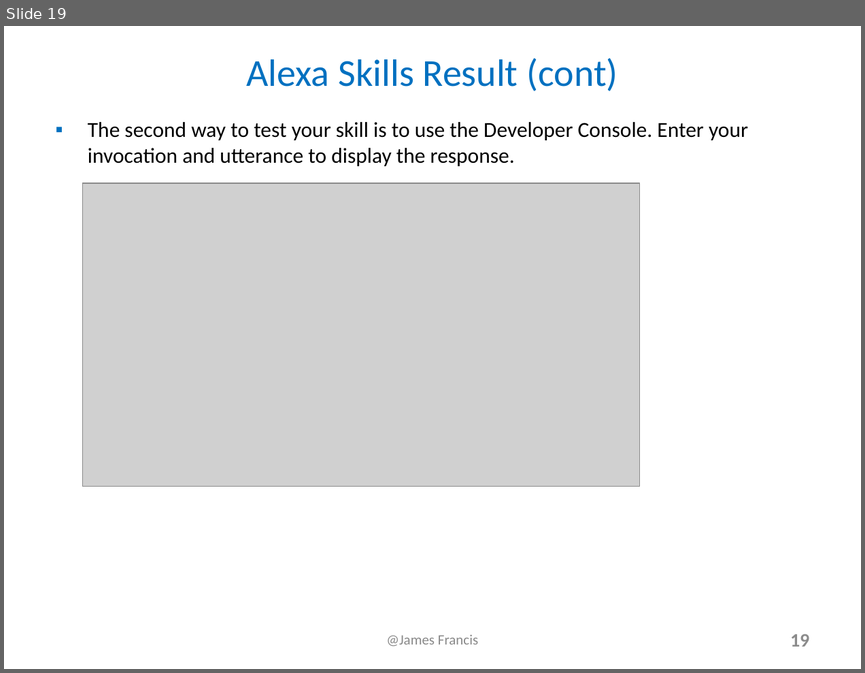
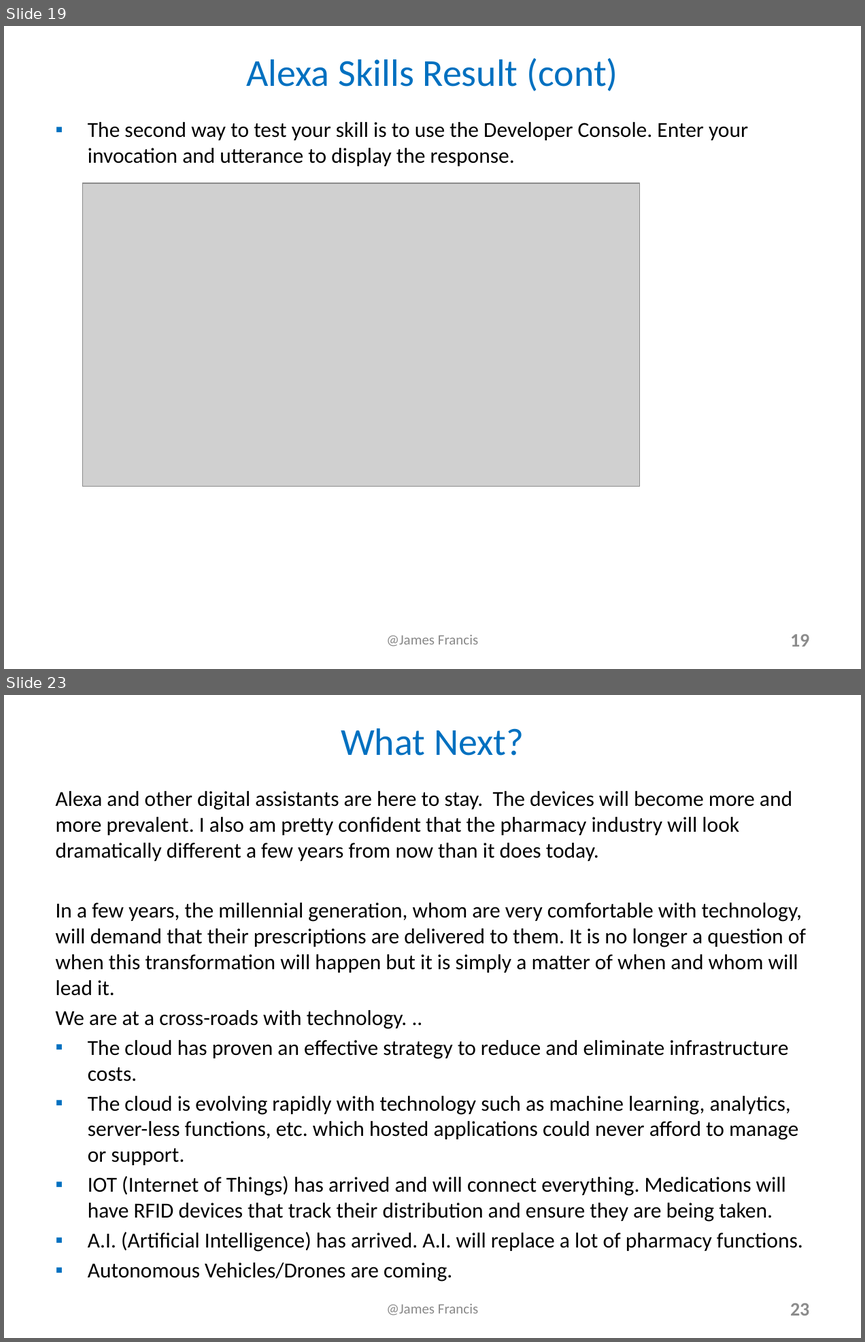
Before and after one commit to james-francis/DeepAzure-FinalProject, a slide deck: Alexa_JamesFrancis_Presentation.pptx. Shown one above the other, each under a label of ours: slide 19 before the commit, slides 19 and 23 after it; the slides between them are not shown. The pictures are 865x673 and 865x1342 pixels, drawn with LibreOffice and Linux fonts; fonts in the diff are those of the drawing; grey boxes stand for pictures. Boxes give left, top, right and bottom in pixels: in the first picture for what was removed or moved away, otherwise in the second. Text is boxed around its words. In the diff, an @@ line names an element or a change of style, - is before the commit and + after.

```diff
--- a/Alexa_JamesFrancis_Presentation.pptx
+++ b/Alexa_JamesFrancis_Presentation.pptx
@@ slide 23 added at (4,695,861,1338), background #FFFFFF @@
@@ title added at (341,728,524,756), 32 pt, text #0070C0 @@
+What Next?
@@ text added at (56,791,806,1281), 18 pt, text #000000 @@
+Alexa and other digital assistants are here to stay. The devices will become more and more prevalent. I also am pretty confident that the pharmacy industry will look dramatically different a few years from now than it does today.
+In a few years, the millennial generation, whom are very comfortable with technology, will demand that their prescriptions are delivered to them. It is no longer a question of when this transformation will happen but it is simply a matter of when and whom will lead it.
+We are at a cross-roads with technology. ..
+▪ The cloud has proven an effective strategy to reduce and eliminate infrastructure costs.
+▪ The cloud is evolving rapidly with technology such as machine learning, analytics, server-less functions, etc. which hosted applications could never afford to manage or support.
+▪ IOT (Internet of Things) has arrived and will connect everything. Medications will have RFID devices that track their distribution and ensure they are being taken.
+▪ A.I. (Artificial Intelligence) has arrived. A.I. will replace a lot of pharmacy functions.
+▪ Autonomous Vehicles/Drones are coming.
@@ text added at (386,1303,478,1315), 12 pt, text #898989 @@
+@James Francis
@@ page number added at (790,1303,809,1315), 16 pt, text #8C8C8C, bold @@
+23
```
Also in this commit, not shown: 3 slides changed, 3 other slides added, 1 other file.
